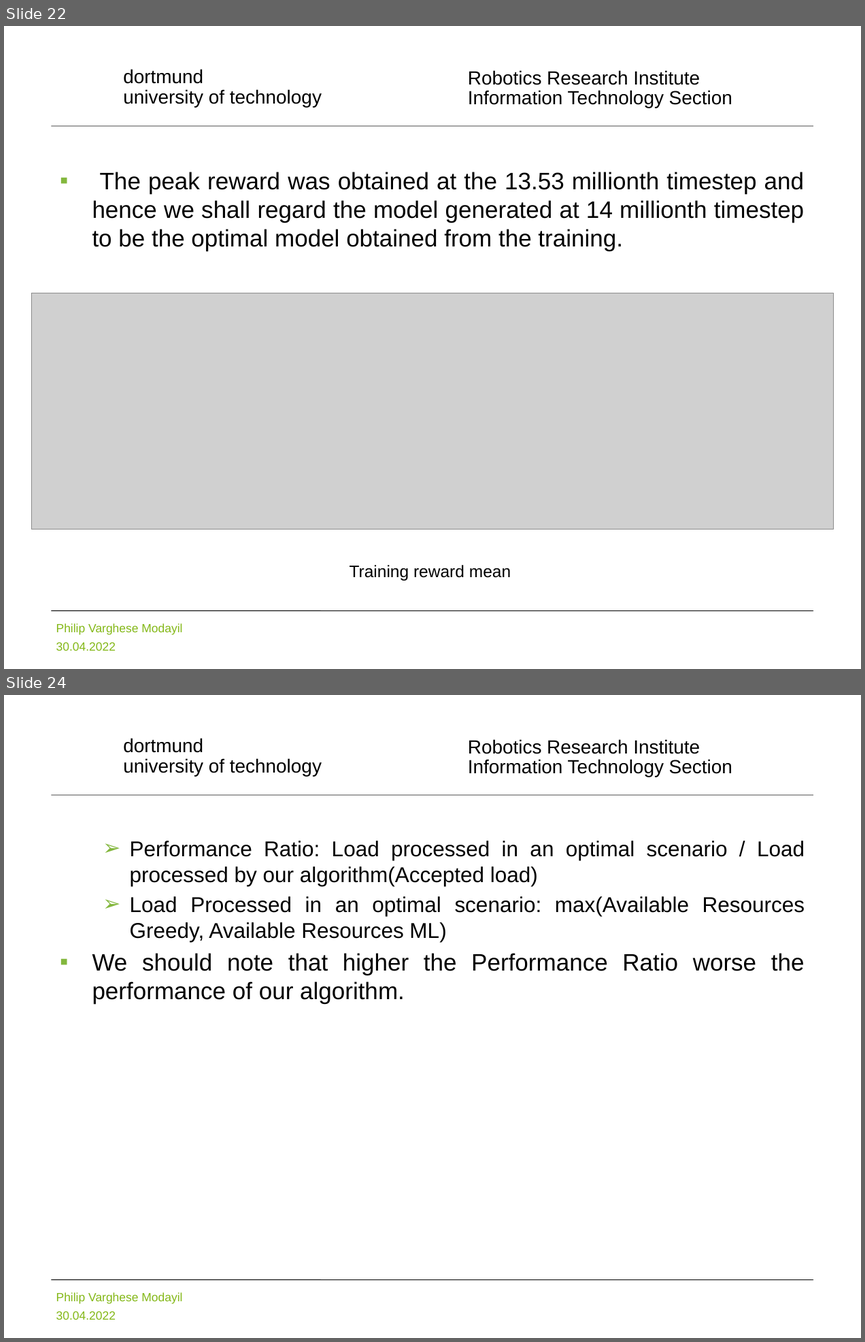
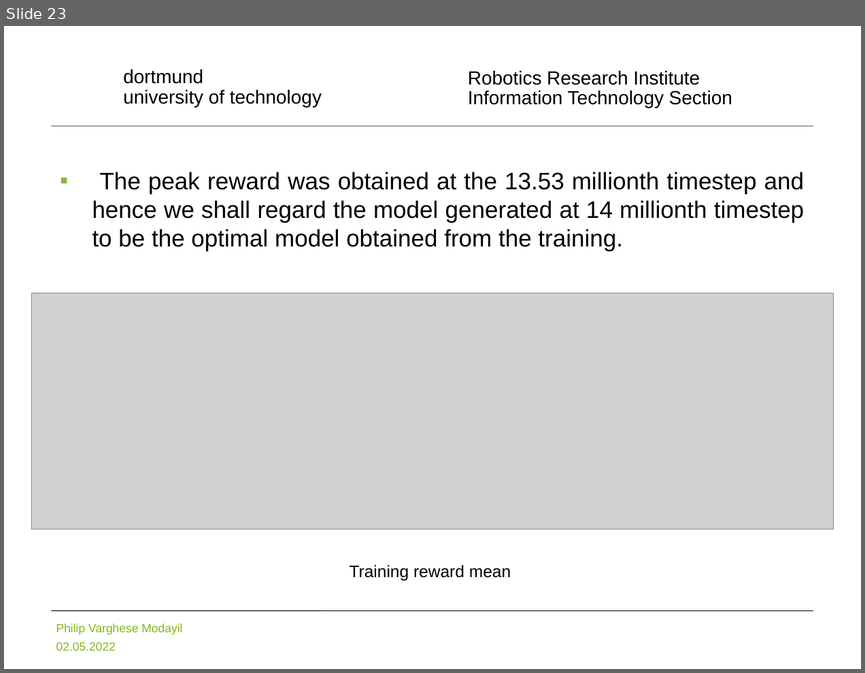
Before and after one commit to pvmodayil/Online-Immediate-Commitment-Job-Scheduling-A-Machine-Learning-Approach, a slide deck: Online Immediate Commitment Job Scheduling A Machine Learning Approach.pptx. Shown one above the other, each under a label of ours: slides 22 and 24 before the commit, slide 23 after it; the slides between them are not shown. The pictures are 865x1342 and 865x673 pixels, drawn with LibreOffice and Linux fonts; fonts in the diff are those of the drawing; grey boxes stand for pictures; background and template pictures are left out. Boxes give left, top, right and bottom in pixels: in the first picture for what was removed or moved away, otherwise in the second. Text is boxed around its words. In the diff, an @@ line names an element or a change of style, - is before the commit and + after.

```diff
--- a/Online Immediate Commitment Job Scheduling A Machine Learning Approach.pptx
+++ b/Online Immediate Commitment Job Scheduling A Machine Learning Approach.pptx
@@ slide 24 removed at (x1=4, y1=695, x2=861, y2=1338), background #FFFFFF; not listed: 5 template elements that a slide beside it also shows @@
@@ text removed at (x1=92, y1=841, x2=804, y2=1004) @@
-  ➢ Performance Ratio: Load processed in an optimal scenario / Load processed by our algorithm(Accepted load)
-  ➢ Load Processed in an optimal scenario: max(Available Resources Greedy, Available Resources ML)
-▪ We should note that higher the Performance Ratio worse the performance of our algorithm.
@@ what was slide 22 is now slide 23 @@
@@ slide 23 changed as well @@
@@ text at (x1=56, y1=641, x2=116, y2=650): text changed @@
-30.04.2022
+02.05.2022
```
Also in this commit, not shown: 23 other slides changed, 10 slides added, 7 other slides removed.
